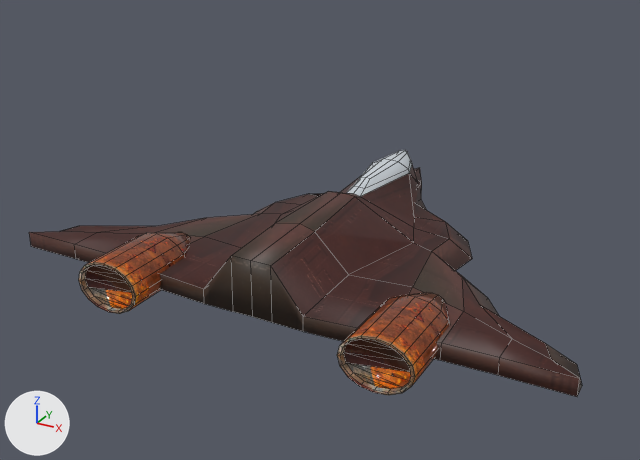
The FBX model branches/pewpew_unity_port/pewpew/Assets/Meshes/ImportedBlenderMeshes/boss_1-2.fbx, before and after one commit.
Rendered twice from a 50 mm camera at (0.0564, -0.1096, 0.0553) aimed at (-0.0027, -0.0021, 0.0015). The lights are fixed; the arrows at lower left show +X, +Y and +Z. Mesh edges are drawn as thin lines. Where no turn or scale is listed for an object, it has been applied to the vertices.

The first picture shows 'Booster_000', 'Booster_001', 'Cube'.
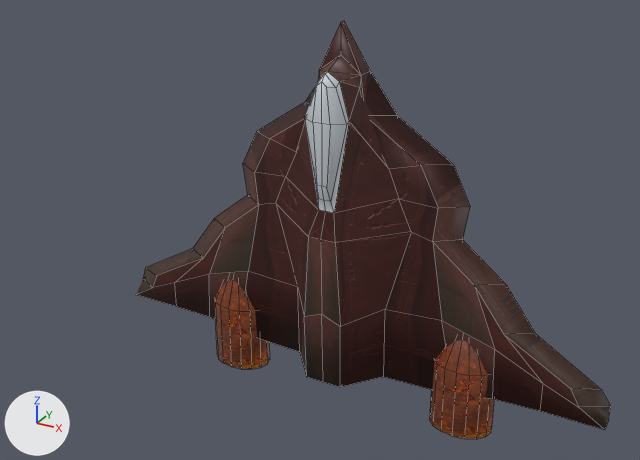
Where the newer file only moved an object's origin or applied its transform, the numbers keep the older frame.

What the commit changed:
Picture 'boss1-2_texture_atlas.png' (img_boss1_2_texture_atlas_png) is now built by load_image('boss1-2_texture_atlas.png', '../../../../../ships/boss_1-2/boss1-2_texture_atlas.png', 1024, 1024, 'sRGB') instead of load_image('boss1-2_texture_atlas.png', '../../Textures/Mesh Textures/boss1-2_texture_atlas.png', 1024, 1024, 'sRGB').
Material 'Material_001__boss1-2_texture_atlas_png' (mat_material_001__boss1_2_texture_atlas_png) is new.
Its texture is img_boss1_2_texture_atlas_png.
me_booster_001 is used by ob_booster_001; location (0.02, -0.0233, 0.0002).
me_booster_001 had 80 vertices, 92 faces and spanned x -0.0049..0.0049, y -0.0069..0.0101, z -0.0037..0.0037.
me_booster_001 no longer uses material mat_none__boss1_2_texture_atlas_png (picture img_boss1_2_texture_atlas_png).
me_booster_001 now has 80 vertices, 92 faces and spans x -0.0047..0.0052, y 0.0212..0.0285, z -0.0281..-0.011.
me_booster_001 part 3: the whole mesh is rebuilt.
Part 4, on me_booster_001:
48 vertices are added at x -0.0047..0.0052, y 0.0212..0.0285, z -0.0281..-0.011.
16 new vertices lie (0.0, 0.0, 0.0113) away from vertices in x -0.0047..0.0052, y 0.0212..0.0285, z -0.0281.
16 new vertices lie (0.0, 0.0, 0.0008) away from vertices in x -0.0042..0.0048, y 0.0215..0.0282, z -0.0281.
92 new faces join them.
me_booster_001 now uses material mat_material_001__boss1_2_texture_atlas_png (picture img_boss1_2_texture_atlas_png).
me_booster_000 is used by ob_booster_000; location (-0.02, -0.0233, 0.0002).
me_booster_000 had 80 vertices, 92 faces and spanned x -0.0049..0.0049, y -0.0069..0.0101, z -0.0037..0.0037.
me_booster_000 now has 80 vertices, 92 faces and spans x -0.0051..0.0048, y 0.0212..0.0285, z -0.0281..-0.011.
me_booster_000 part 1: the whole mesh is rebuilt.
Part 2, on me_booster_000:
48 vertices are added at x -0.0051..0.0048, y 0.0212..0.0285, z -0.0281..-0.011.
16 new vertices lie (0.0, 0.0, 0.0113) away from vertices in x -0.0051..0.0048, y 0.0212..0.0285, z -0.0281.
16 new vertices lie (0.0, 0.0, 0.0008) away from vertices in x -0.0046..0.0044, y 0.0215..0.0282, z -0.0281.
92 new faces join them.
Mesh me_boss_1_2 is new.
It has 138 vertices, 144 faces and spans x -0.0419..0.0419, y -0.0067..0.0021, z -0.0225..0.0327.
It uses material mat_material__boss1_2_texture_atlas_png (picture img_boss1_2_texture_atlas_png).
Object 'Cube' (ob_cube) is deleted.
Object 'Boss_1-2' (ob_boss_1_2) is new; it shows me_boss_1_2.
Its location is (0.0, 0.0, 0.0).

Pixel boxes (x1, y1, x2, y2) of what changed, in the pictures (640 x 460 px):
'Boss_1-2', added (brown)
    after: (136, 21, 611, 430)
'Cube', deleted (brown)
    before: (29, 150, 582, 397)
'Booster_001', surface changed, reshaped
    before: (337, 292, 450, 395)
    after: (429, 340, 494, 439)
'Booster_000', surface changed, reshaped
    before: (79, 232, 191, 314)
    after: (214, 280, 270, 369)
part 1 of me_booster_000, deleted (brown)
    before: (79, 232, 191, 314)
part 2 of me_booster_000, added (brown)
    after: (214, 280, 270, 369)
part 3 of me_booster_001, deleted (brown)
    before: (337, 292, 450, 395)
part 4 of me_booster_001, added (brown)
    after: (429, 340, 494, 439)
